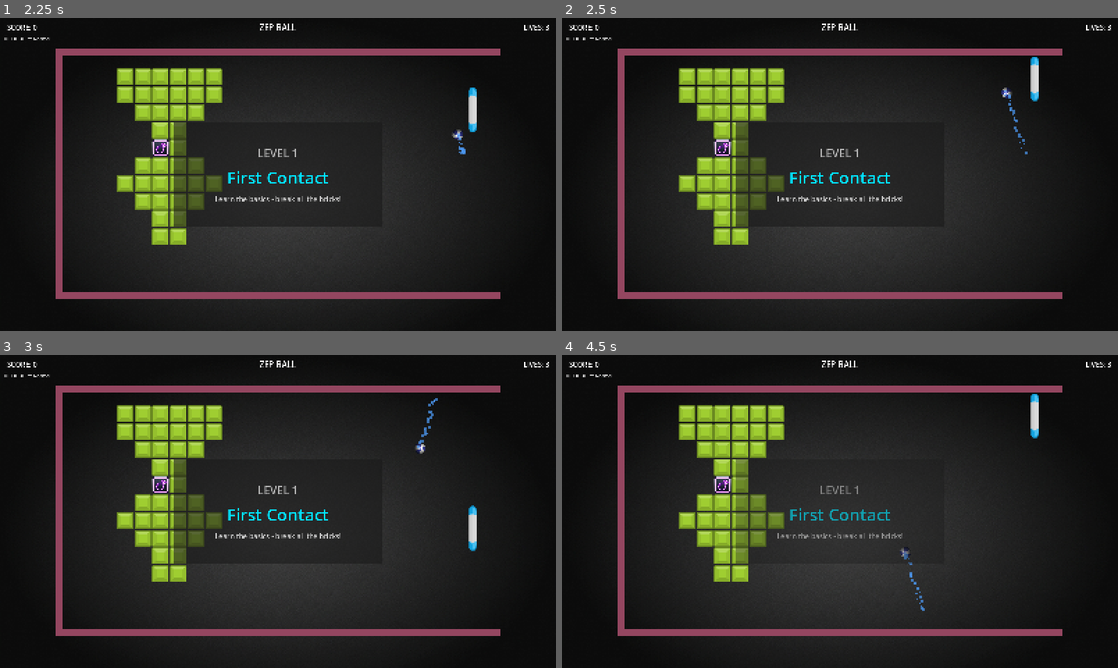
Above: before the commit, frames 1-4 (two rows, left to right).
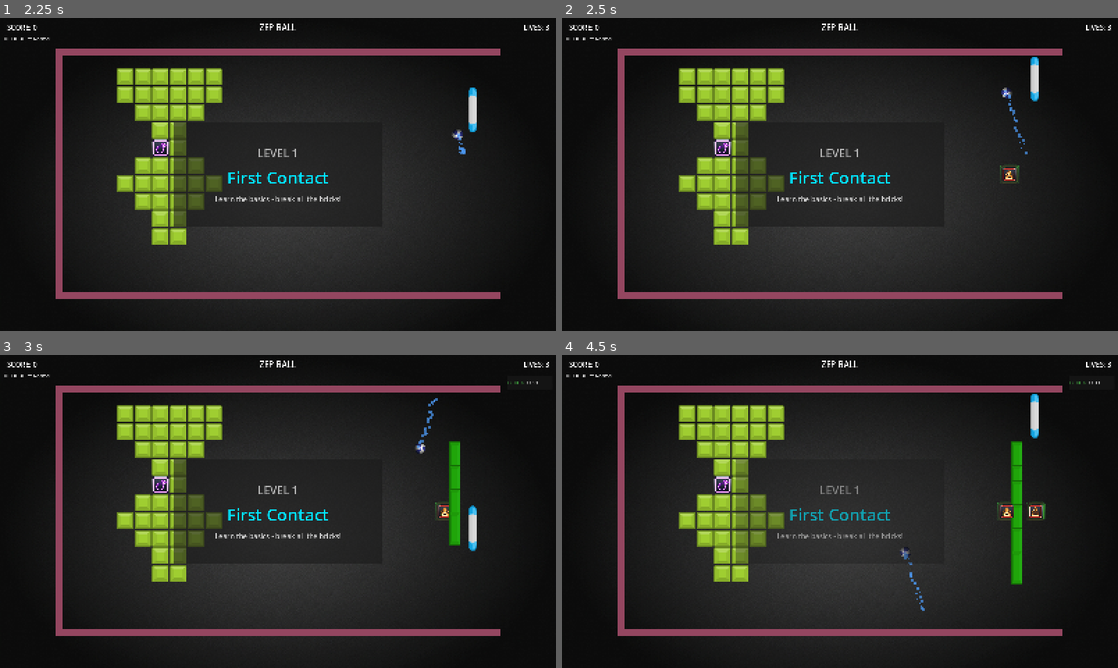
Above: after the commit, the same moments.

Repository: zepanv/zepball
Game: Godot game, scene res://scenes/ui/main_menu.tscn
The game is run twice, just before and just after one commit, with the same random seed, the same clock (stepped at 60 frames per second) and the same inputs.
Inputs (mouse positions are in pixels of both pictures, inside the frame that each line leads up to):
- Up to frame 1 (2.25 s): click "PLAY" at 0.5 s; click "PLAY SET" at 1.25 s; tap Enter at 2 s; move the mouse to (400, 158) at 2.02 s; hold Up (move_up) from 2.03 s (still down); tap Space (launch_ball) at 2.1 s; click (400, 158) at 2.17 s
- Up to frame 2 (2.5 s): keep holding Up (move_up); tap 4 at 2.3 s
- Up to frame 3 (3 s): move the mouse to (166, 527) at 2.77 s; release Up (move_up) at 2.78 s; hold Down (move_down) from 2.78 s (still down); tap 4 at 2.85 s
- Up to frame 4 (4.5 s): tap Space (launch_ball) at 3.05, 3.6 s; move the mouse to (895, 442) at 3.52 s; release Down (move_down) at 3.53 s; hold Up (move_up) from 3.53 s (still down); tap 4 at 3.8, 4.35 s; move the mouse to (812, 574) at 4.27 s; click (812, 574) at 4.42 s

Frame 1 is identical in both runs. In frame 2, 0.1% of the frame differs, in the area x 78-83%, y 47-53%; in frame 3, 0.8%; in frame 4, 1.2%, in the area x 78-97%, y 8-74%.

Commit message:
feat: Block power-up barrier behavior
Major Features:
- Power-ups
  - Implemented Block barrier bricks near paddle
  - Added Block to power-up pool and HUD

Quality of Life:
- Gameplay tuning
  - Block bricks ignore bomb/brick-through effects
  - Held/just-launched balls pass through block wall
  - Block barrier color shifts as time runs out

Documentation:
- Power-up docs
  - Mark power-up expansion complete and document Block behavior
- README
  - Updated power-up list and debug keys
- System docs
  - Added Block barrier behavior summary

Co-Authored-By: Codex <codex@openai.com>

Diff:
--- a/scripts/ball.gd
+++ b/scripts/ball.gd
@@ -31,6 +31,7 @@
 var magnet_enabled: bool = false  # Does paddle attract ball
 var paddle_offset: Vector2 = Vector2(-30, 0)  # Offset from paddle when attached/grabbed
 var grab_immunity_timer: float = 0.0  # Prevents immediate re-grab after launch
+var block_pass_timer: float = 0.0  # Allow pass-through behind block right after launch
 
 # Stuck detection
 var stuck_check_timer: float = 0.0
@@ -38,6 +39,7 @@
 var stuck_threshold: float = 2.0  # seconds
 var movement_threshold: float = 30.0  # pixels
 var ball_radius: float = BASE_RADIUS
+var last_physics_delta: float = 0.0
 
 # Signals
 signal ball_lost
@@ -73,6 +75,7 @@
 		$Visual.scale = BASE_VISUAL_SCALE
 
 func _physics_process(delta):
+	last_physics_delta = delta
 	# Stop ball movement if level is complete or game over
 	if game_manager and (game_manager.game_state == game_manager.GameState.LEVEL_COMPLETE or game_manager.game_state == game_manager.GameState.GAME_OVER):
 		velocity = Vector2.ZERO
@@ -81,6 +84,8 @@
 	# Decrement grab immunity timer
 	if grab_immunity_timer > 0.0:
 		grab_immunity_timer -= delta
+	if block_pass_timer > 0.0:
+		block_pass_timer -= delta
 
 	if is_attached_to_paddle:
 		# Ball follows paddle until launched, maintaining the attachment offset
@@ -204,6 +209,7 @@
 
 	# Set grab immunity to prevent immediate re-grab after launch
 	grab_immunity_timer = 0.2  # 200ms immunity
+	block_pass_timer = 0.35  # Allow passing block barrier on launch
 
 	# Add small random position offset to prevent stacked balls from colliding
 	# This helps when multiple balls are grabbed at the same spot
@@ -324,8 +330,14 @@
 		var old_velocity = velocity  # Store for particle direction
 		var hit_brick_position = collider.global_position  # Store for bomb effect
 
-		# Check if brick through is enabled
-		if brick_through_enabled or PowerUpManager.is_brick_through_active():
+		var is_block_brick = collider.is_in_group("block_brick")
+		if is_block_brick and (velocity.x < 0.0 or grab_immunity_timer > 0.0 or block_pass_timer > 0.0):
+			# Allow held/just-launched balls to pass block bricks when moving left
+			position += velocity * last_physics_delta
+			return
+
+		# Check if brick through is enabled (block bricks always behave normally)
+		if not is_block_brick and (brick_through_enabled or PowerUpManager.is_brick_through_active()):
 			# Don't bounce, just pass through and notify brick
 			brick_hit.emit(collider)
 			if collider.has_method("hit"):
@@ -339,8 +351,8 @@
 				collider.hit(old_velocity.normalized())
 			print("Ball hit brick")
 
-		# Check if bomb ball is active - destroy surrounding bricks
-		if bomb_ball_enabled or PowerUpManager.is_bomb_ball_active():
+		# Check if bomb ball is active - destroy surrounding bricks (skip block bricks)
+		if not is_block_brick and (bomb_ball_enabled or PowerUpManager.is_bomb_ball_active()):
 			destroy_surrounding_bricks(hit_brick_position)
 
 	else:
@@ -508,6 +520,8 @@
 	for brick in all_bricks:
 		if not is_instance_valid(brick):
 			continue
+		if brick.is_in_group("block_brick"):
+			continue
 
 		# Check distance from impact point
 		var distance = brick.global_position.distance_to(impact_position)
--- a/scripts/brick.gd
+++ b/scripts/brick.gd
@@ -230,7 +230,7 @@
 	var powerup = powerup_scene.instantiate()
 
 	# Randomly select power-up type
-	var types = [0, 1, 2, 3, 4, 5, 6, 7, 8, 9, 10, 11, 12, 13, 14]  # All power-up types
+	var types = [0, 1, 2, 3, 4, 5, 6, 7, 8, 9, 10, 11, 12, 13, 14, 15]  # All power-up types
 	powerup.power_up_type = types[randi() % types.size()]
 
 	# Set position to brick position
--- a/scripts/hud.gd
+++ b/scripts/hud.gd
@@ -269,6 +269,9 @@
 		14:  # MAGNET
 			name_label.text = "MAGNET"
 			name_label.modulate = Color(0.3, 0.8, 0.3)  # Green
+		15:  # BLOCK
+			name_label.text = "BLOCK"
+			name_label.modulate = Color(0.3, 0.8, 0.3)  # Green
 
 	name_label.add_theme_font_size_override("font_size", 14)
 	hbox.add_child(name_label)
--- a/scripts/main.gd
+++ b/scripts/main.gd
@@ -28,6 +28,11 @@
 const BRICK_SPACING = 3       # Gap between bricks
 const LEVEL_START_X = 150     # Default X position for level start
 const LEVEL_START_Y = 150     # Default Y position for level start
+const BLOCK_BRICK_WIDTH = 48
+const BLOCK_BRICK_HEIGHT = 64
+const BLOCK_OFFSET_X = 16
+const BLOCK_SEGMENT_COUNT = 4
+const BLOCK_COLOR_INTERVAL = 4.0
 
 # Boundary constants
 const RIGHT_BOUNDARY = 1300   # Past paddle (ball lost)
@@ -353,6 +358,9 @@
 		elif event.keycode == KEY_3:
 			# Debug: Spawn a magnet power-up for testing
 			_spawn_debug_powerup("MAGNET", 14)
+		elif event.keycode == KEY_4:
+			# Debug: Spawn a block power-up for testing
+			_spawn_debug_powerup("BLOCK", 15)
 
 func _spawn_debug_powerup(label: String, powerup_type: int):
 	print("\n### DEBUG: Spawning ", label, " power-up ###")
@@ -365,6 +373,146 @@
 		print(label, " power-up spawned at position: ", powerup.position)
 	else:
 		print("ERROR: Could not load power-up scene")
+
+func _spawn_block_barrier(duration: float):
+	if not paddle or not play_area:
+		return
+
+	var barrier = Node2D.new()
+	barrier.name = "BlockBarrier"
+	play_area.add_child(barrier)
+
+	var paddle_width = _get_paddle_width()
+	var segment_height = BLOCK_BRICK_HEIGHT
+	var segment_width = BLOCK_BRICK_WIDTH
+	var segment_count = BLOCK_SEGMENT_COUNT
+	var step = segment_height + BRICK_SPACING
+	var start_y = paddle.position.y - ((segment_count - 1) * step) / 2.0
+	var base_x = paddle.position.x - (paddle_width / 2.0) - (segment_width / 2.0) - BLOCK_OFFSET_X
+
+	var block_texture = load("res://assets/graphics/bricks/element_green_rectangle.png")
+
+	for i in range(segment_count):
+		var brick = BRICK_SCENE.instantiate()
+		brick.brick_type = brick.BrickType.NORMAL
+		brick.power_up_spawn_chance = 0.0
+		brick.add_to_group("block_brick")
+		barrier.add_child(brick)
+		brick.position = Vector2(base_x, start_y + i * step)
+		_configure_block_brick(brick, block_texture, segment_width, segment_height)
+		if brick.has_signal("brick_broken"):
+			brick.brick_broken.connect(_on_block_brick_broken)
+
+	var timer = Timer.new()
+	timer.name = "BlockLifetimeTimer"
+	timer.one_shot = true
+	timer.wait_time = duration
+	barrier.add_child(timer)
+	timer.timeout.connect(_on_block_barrier_timeout.bind(barrier))
+	timer.start()
+
+	var color_timer = Timer.new()
+	color_timer.name = "BlockColorTimer"
+	color_timer.one_shot = false
+	color_timer.wait_time = 1.0
+	barrier.add_child(color_timer)
+	color_timer.timeout.connect(_update_block_barrier_color.bind(barrier))
+	color_timer.start()
+
+func _configure_block_brick(brick: Node, texture: Texture2D, segment_width: float, segment_height: float):
+	if not brick:
+		return
+
+	if brick.has_node("Sprite"):
+		var sprite = brick.get_node("Sprite")
+		if texture:
+			sprite.texture = texture
+			sprite.rotation_degrees = 90.0
+			var tex_size = texture.get_size()
+			if tex_size.x > 0 and tex_size.y > 0:
+				var scale_x = segment_width / tex_size.y
+				var scale_y = segment_height / tex_size.x
+				sprite.scale = Vector2(scale_x, scale_y)
+
+	if brick.has_node("CollisionShape2D"):
+		var collision = brick.get_node("CollisionShape2D")
+		if collision.shape is RectangleShape2D:
+			if not collision.shape.is_local_to_scene():
+				collision.shape = collision.shape.duplicate()
+			collision.shape.size = Vector2(segment_width, segment_height)
+
+	brick.brick_color = Color(0.2, 0.8, 0.2)
+	if brick.has_node("Particles"):
+		brick.get_node("Particles").color = brick.brick_color
+	if brick.has_node("Sprite"):
+		brick.get_node("Sprite").modulate = brick.brick_color
+
+func _on_block_brick_broken(score_value: int):
+	"""Handle block brick destruction without affecting level completion"""
+	if game_manager:
+		game_manager.add_score(score_value)
+	SaveManager.increment_stat("total_bricks_broken")
+
+	# Trigger screen shake similar to normal bricks
+	if camera and camera.has_method("shake"):
+		var base_intensity = 2.0 + (score_value / 50.0) * 3.0
+		var combo_multiplier = 1.0
+		if game_manager and game_manager.combo >= 3:
+			combo_multiplier = 1.0 + (game_manager.combo - 2) * 0.15
+		var intensity = min(base_intensity * combo_multiplier, 12.0)
+		camera.shake(intensity, 0.15)
+
+func _on_block_barrier_timeout(barrier: Node):
+	if barrier and barrier.is_inside_tree():
+		barrier.queue_free()
+
+func _update_block_barrier_color(barrier: Node):
+	if not barrier or not barrier.is_inside_tree():
+		return
+
+	var lifetime_timer = barrier.get_node_or_null("BlockLifetimeTimer")
+	if not lifetime_timer:
+		return
+
+	var time_left = lifetime_timer.time_left
+	var new_color = Color(0.2, 0.8, 0.2)
+	if time_left <= BLOCK_COLOR_INTERVAL:
+		new_color = Color(1.0, 0.35, 0.35)
+	elif time_left <= BLOCK_COLOR_INTERVAL * 2.0:
+		new_color = Color(1.0, 0.8, 0.2)
+
+	for child in barrier.get_children():
+		if not (child is Node):
+			continue
+		if not child.is_in_group("block_brick"):
+			continue
+		if child.has_method("set"):
+			child.brick_color = new_color
+		if child.has_node("Sprite"):
+			child.get_node("Sprite").modulate = new_color
+		if child.has_node("Particles"):
+			child.get_node("Particles").color = new_color
+
+func _get_paddle_height() -> float:
+	if not paddle:
+		return 130.0
+	var height = paddle.get("current_height")
+	if height != null:
+		return float(height)
+	if paddle.has_node("CollisionShape2D"):
+		var collision = paddle.get_node("CollisionShape2D")
+		if collision.shape is RectangleShape2D:
+			return collision.shape.size.y
+	return 130.0
+
+func _get_paddle_width() -> float:
+	if not paddle:
+		return 24.0
+	if paddle.has_node("CollisionShape2D"):
+		var collision = paddle.get_node("CollisionShape2D")
+		if collision.shape is RectangleShape2D:
+			return collision.shape.size.x
+	return 24.0
 
 func _hit_all_bricks():
 	"""Hit all bricks (breaks normals, strongs via double hit)"""
@@ -433,7 +581,7 @@
 			PowerUpManager.apply_effect(PowerUpManager.PowerUpType.DOUBLE_SCORE, null)
 		11:  # MYSTERY
 			# Apply a random power-up effect (excluding mystery itself)
-			var random_types = [0, 1, 2, 3, 4, 5, 6, 7, 8, 9, 10, 12, 13, 14]
+			var random_types = [0, 1, 2, 3, 4, 5, 6, 7, 8, 9, 10, 12, 13, 14, 15]
 			var random_type = random_types[randi() % random_types.size()]
 			print("Mystery power-up! Applying random effect: ", random_type)
 			_on_power_up_collected(random_type)
@@ -443,6 +591,10 @@
 			PowerUpManager.apply_effect(PowerUpManager.PowerUpType.AIR_BALL, null)
 		14:  # MAGNET
 			PowerUpManager.apply_effect(PowerUpManager.PowerUpType.MAGNET, null)
+		15:  # BLOCK
+			var duration = PowerUpManager.EFFECT_DURATIONS.get(PowerUpManager.PowerUpType.BLOCK, 12.0)
+			_spawn_block_barrier(duration)
+			PowerUpManager.apply_effect(PowerUpManager.PowerUpType.BLOCK, null)
 
 func spawn_additional_balls_with_retry(retries_remaining: int = 3):
 	"""Try to spawn additional balls, retrying if ball is in a bad position"""
--- a/scripts/power_up.gd
+++ b/scripts/power_up.gd
@@ -19,7 +19,8 @@
 	MYSTERY,      # Random effect
 	BOMB_BALL,    # Ball destroys surrounding bricks on impact (12s)
 	AIR_BALL,     # Ball jumps over bricks and lands center (12s)
-	MAGNET        # Paddle attracts ball with gravity
+	MAGNET,       # Paddle attracts ball with gravity
+	BLOCK         # Temporary protective bricks near paddle
 }
 
 # Configuration
@@ -42,6 +43,7 @@
 @export var bomb_ball_texture: Texture2D = preload("res://assets/graphics/powerups/bomb_ball.png")
 @export var air_ball_texture: Texture2D = preload("res://assets/graphics/powerups/air_ball.png")
 @export var magnet_texture: Texture2D = preload("res://assets/graphics/powerups/magnet.png")
+@export var block_texture: Texture2D = preload("res://assets/graphics/powerups/block.png")
 
 # Signals
 signal collected(type: PowerUpType)
@@ -107,6 +109,8 @@
 			texture = air_ball_texture
 		PowerUpType.MAGNET:
 			texture = magnet_texture
+		PowerUpType.BLOCK:
+			texture = block_texture
 
 	if not texture:
 		print("ERROR: No powerup texture loaded for type: ", PowerUpType.keys()[power_up_type])
@@ -131,7 +135,7 @@
 				glow_color = Color(0.2, 1.0, 0.2, 0.6)  # Green
 			PowerUpType.CONTRACT, PowerUpType.SPEED_UP, PowerUpType.SMALL_BALL:
 				glow_color = Color(1.0, 0.25, 0.25, 0.6)  # Red
-			PowerUpType.SLOW_DOWN, PowerUpType.EXTRA_LIFE, PowerUpType.GRAB, PowerUpType.BRICK_THROUGH, PowerUpType.DOUBLE_SCORE, PowerUpType.BOMB_BALL, PowerUpType.AIR_BALL, PowerUpType.MAGNET:
+			PowerUpType.SLOW_DOWN, PowerUpType.EXTRA_LIFE, PowerUpType.GRAB, PowerUpType.BRICK_THROUGH, PowerUpType.DOUBLE_SCORE, PowerUpType.BOMB_BALL, PowerUpType.AIR_BALL, PowerUpType.MAGNET, PowerUpType.BLOCK:
 				glow_color = Color(0.2, 1.0, 0.2, 0.6)  # Green
 			PowerUpType.MYSTERY:
 				glow_color = Color(1.0, 1.0, 0.2, 0.6)  # Yellow
--- a/scripts/power_up_manager.gd
+++ b/scripts/power_up_manager.gd
@@ -19,7 +19,8 @@
 	MYSTERY,
 	BOMB_BALL,
 	AIR_BALL,
-	MAGNET
+	MAGNET,
+	BLOCK
 }
 
 # Active effects with their remaining time
@@ -42,7 +43,8 @@
 	PowerUpType.MYSTERY: 0.0,  # Instant (doesn't expire, applies random effect)
 	PowerUpType.BOMB_BALL: 12.0,
 	PowerUpType.AIR_BALL: 12.0,
-	PowerUpType.MAGNET: 12.0
+	PowerUpType.MAGNET: 12.0,
+	PowerUpType.BLOCK: 12.0
 }
 
 # Signals
Renamed: assets/graphics/powerups/attract.png -> assets/graphics/powerups/unused/attract.png
Renamed: assets/graphics/powerups/bine.png -> assets/graphics/powerups/unused/bine.png
Renamed: assets/graphics/powerups/powerups-transparent.png -> assets/graphics/powerups/unused/powerups-transparent.png
Renamed: assets/graphics/powerups/powerups.jpg -> assets/graphics/powerups/unused/powerups.jpg
Renamed: assets/graphics/powerups/warp.png -> assets/graphics/powerups/unused/warp.png
Not shown, changed: .agent/README.md
Not shown, changed: .agent/System/architecture.md
Not shown, added: .agent/Tasks/Completed/power-up-expansion.md
Not shown, changed: .agent/Tasks/Completed/power-ups.md
Not shown, changed: README.md
